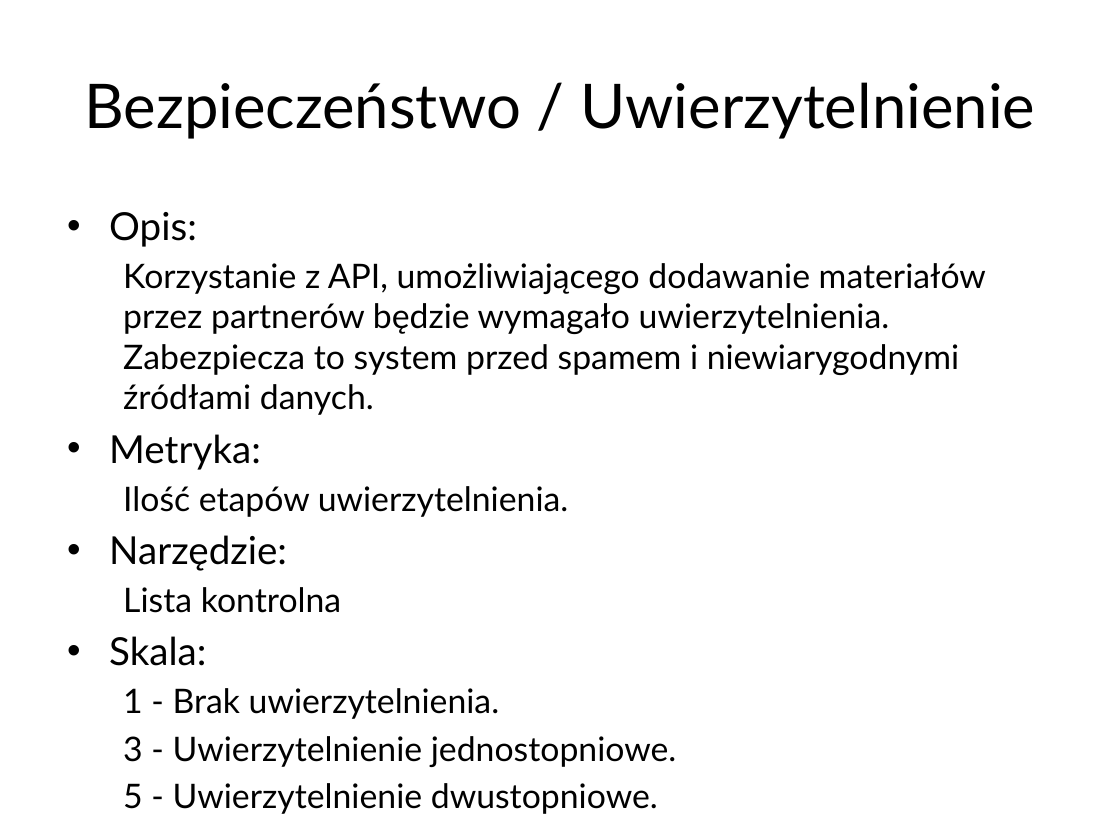
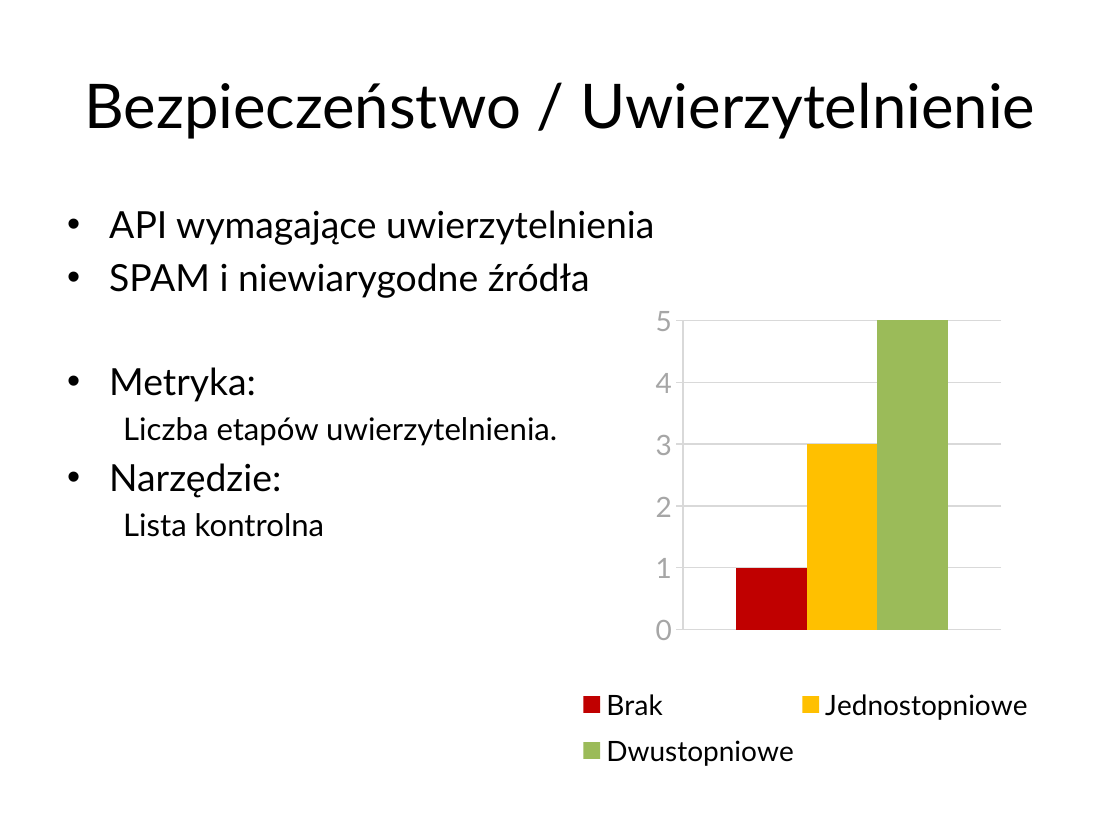
Before and after one commit to student-tomasz/ppit-prowadzenie-concerto, a slide deck: slide 55 of Obrona/Prezentacja.pptx. Drawn at 1120x840 pixels with LibreOffice and Linux fonts; fonts in the diff are those of the drawing; background and template pictures are left out. Boxes give left, top, right and bottom in pixels: in the first picture for what was removed or moved away, otherwise in the second. Text is boxed around its words. In the diff, an @@ line names an element or a change of style, - is before the commit and + after.

```diff
--- a/Obrona/Prezentacja.pptx
+++ b/Obrona/Prezentacja.pptx
@@ text at [109,210,654,298]: text changed; size 21.7 to 24 pt @@
-• Opis:
-  Korzystanie z API, umożliwiającego dodawanie materiałów przez partnerów będzie wymagało uwierzytelnienia. Zabezpiecza to system przed spamem i niewiarygodnymi źródłami danych.
+• API wymagające uwierzytelnienia
+• SPAM i niewiarygodne źródła
@@ column chart added at [533,252,1071,790] @@
+categories: 1
+Brak: 1
+Jednostopniowe: 3
+Dwustopniowe: 5
@@ text at [109,367,324,537]: size 24.8 to 24 pt in "Metryka:", "Narzędzie:"; size 21.7 to 20 pt in "Lista kontrolna" @@
@@ text at [123,417,557,446]: text changed; size 21.7 to 20 pt @@
-  Ilość etapów uwierzytelnienia.
+  Liczba etapów uwierzytelnienia.
@@ text at [109,636,677,767]: paragraphs removed @@
-• Skala:
-  1 - Brak uwierzytelnienia.
-  3 - Uwierzytelnienie jednostopniowe.
-  5 - Uwierzytelnienie dwustopniowe.
```
Also in this commit, not shown: 6 other slides changed.
